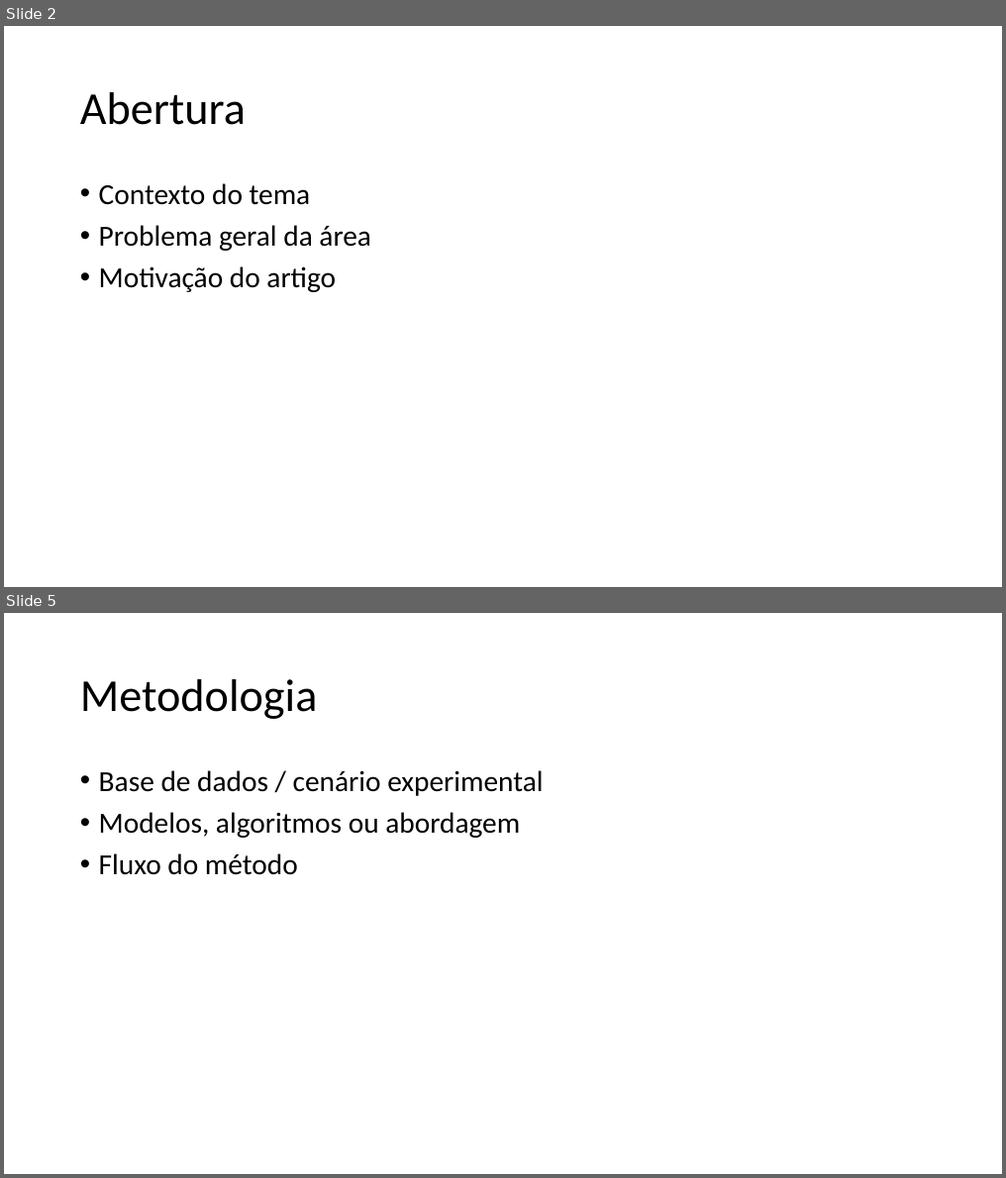
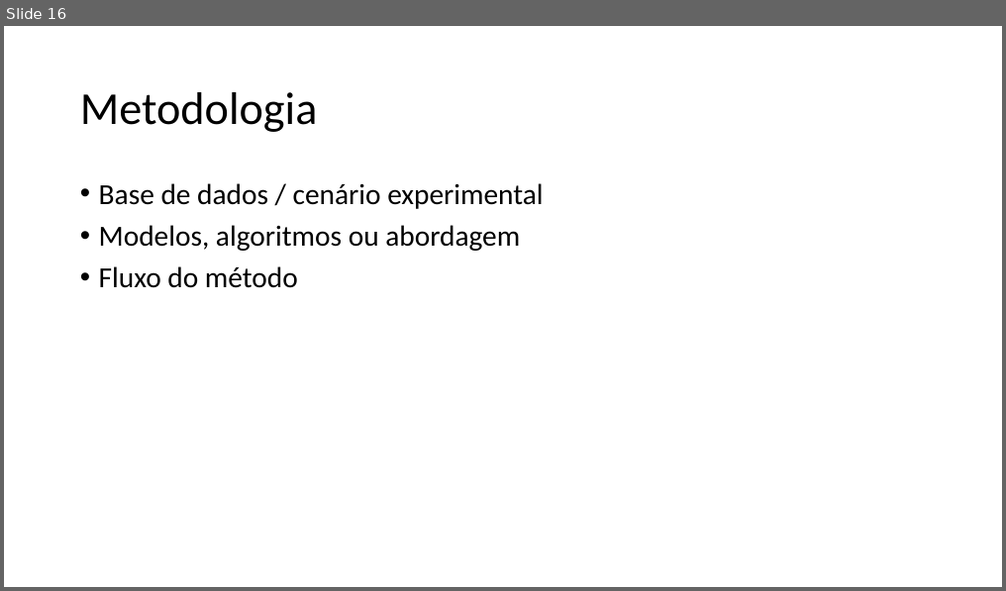
Before and after one commit to Scarpioni/gabriel-59-TP558, a slide deck: 2026/ciclo 1/TP558_X_Template (1).pptx. Shown one above the other, each under a label of ours: slides 2 and 5 before the commit, slide 16 after it; the slides between them are not shown. The pictures are 1006x1178 and 1006x591 pixels, drawn with LibreOffice and Linux fonts; fonts in the diff are those of the drawing. Boxes give left, top, right and bottom in pixels: in the first picture for what was removed or moved away, otherwise in the second. Text is boxed around its words. In the diff, an @@ line names an element or a change of style, - is before the commit and + after.

```diff
--- a/2026/ciclo 1/TP558_X_Template (1).pptx
+++ b/2026/ciclo 1/TP558_X_Template (1).pptx
@@ slide 2 removed at (4, 26, 1002, 587), background #FFFFFF @@
@@ title removed at (80, 92, 246, 125) @@
-Abertura
@@ text removed at (99, 183, 371, 292) @@
-• Contexto do tema
-• Problema geral da área
-• Motivação do artigo
@@ what was slide 5 is now slide 16 @@
```
Also in this commit, not shown: 1 slide changed, 25 slides added, 2 other slides removed.
